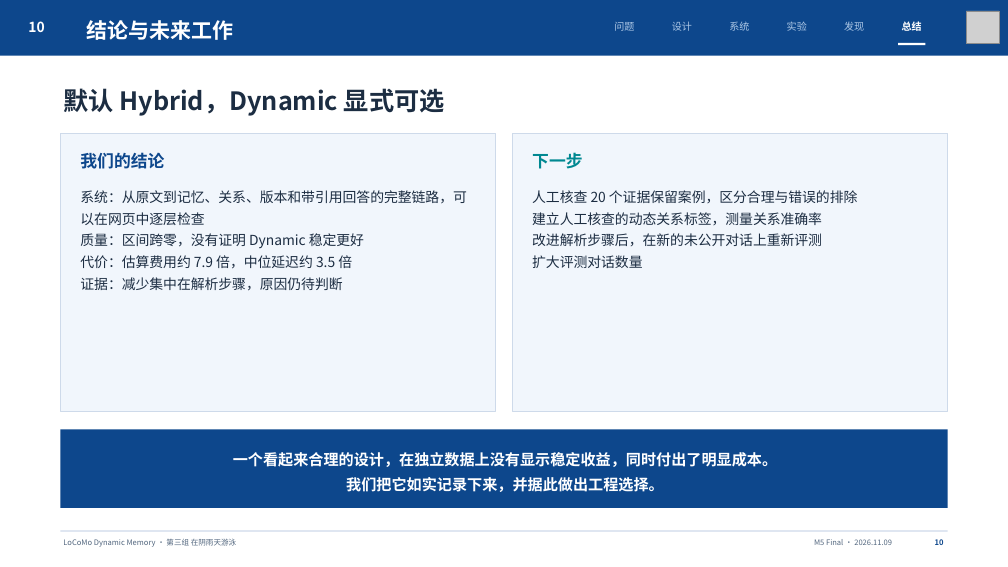
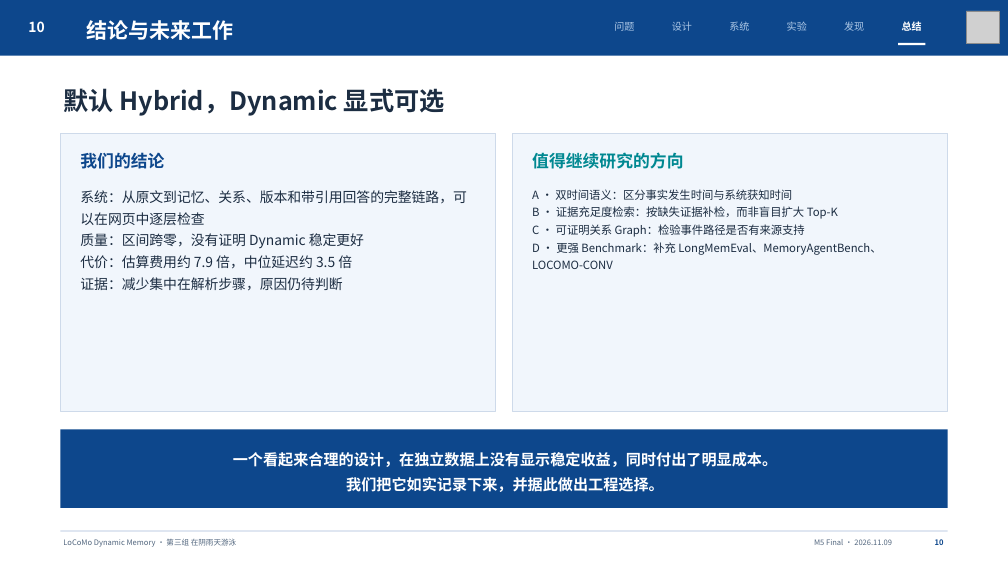
Before and after one commit to kenqia/locomo-dynamic-memory, a slide deck: slide 10 of deliverables/m5-final/02_Presentation/Final_Presentation.pptx. Drawn at 1008x567 pixels with LibreOffice and Linux fonts; fonts in the diff are those of the drawing; grey boxes stand for pictures. Boxes give left, top, right and bottom in pixels: in the first picture for what was removed or moved away, otherwise in the second. Text is boxed around its words. In the diff, an @@ line names an element or a change of style, - is before the commit and + after.

```diff
--- a/deliverables/m5-final/02_Presentation/Final_Presentation.pptx
+++ b/deliverables/m5-final/02_Presentation/Final_Presentation.pptx
@@ text at bbox=[532, 152, 683, 169]: text changed @@
-下一步
+值得继续研究的方向
@@ text at bbox=[532, 189, 881, 269]: text changed; size 16.5 to 13.5 pt @@
-人工核查 20 个证据保留案例，区分合理与错误的排除
-建立人工核查的动态关系标签，测量关系准确率
-改进解析步骤后，在新的未公开对话上重新评测
-扩大评测对话数量
+A · 双时间语义：区分事实发生时间与系统获知时间
+B · 证据充足度检索：按缺失证据补检，而非盲目扩大 Top-K
+C · 可证明关系 Graph：检验事件路径是否有来源支持
+D · 更强 Benchmark：补充 LongMemEval、MemoryAgentBench、LOCOMO-CONV
```
Also in this commit, not shown: 1 other slide changed, 38 other files.
